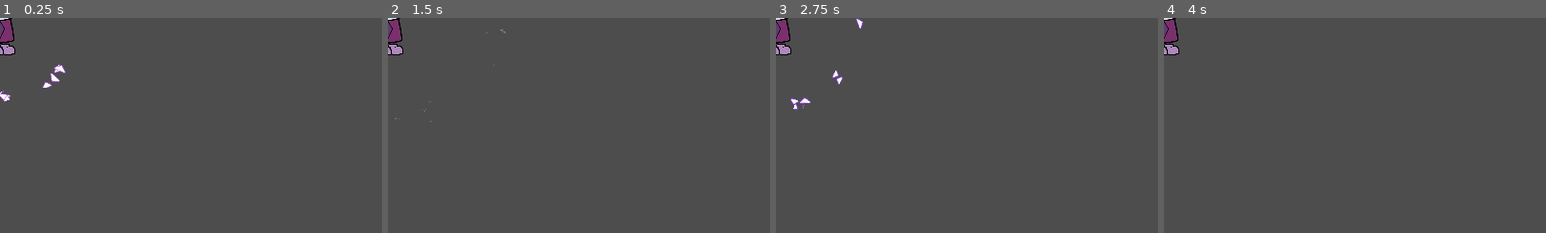
Above: before the commit, frames 1-4 (left to right).
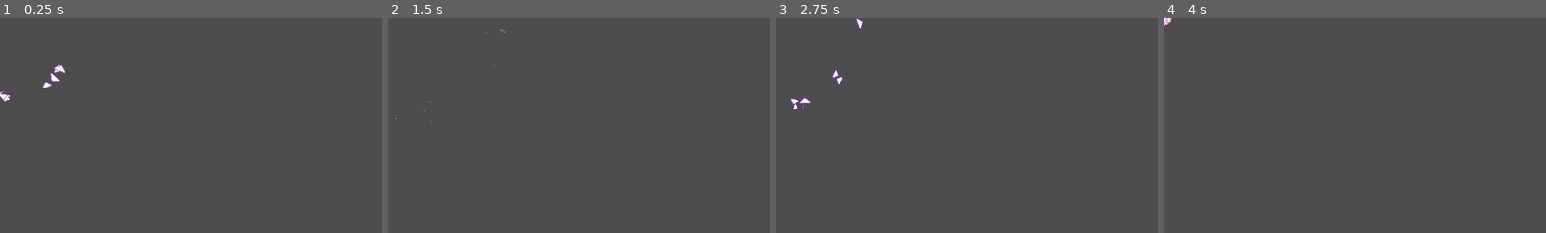
Above: after the commit, the same moments.

Repository: DerBrotDoktor/Frogoth
Game: Godot game, scene res://scenes/vfx/last_orb_vfx.tscn
Two runs of this game, one before a commit and one after it. Both use one fixed random seed, a clock stepped at 60 frames per second and the inputs below. This scene is started directly instead of the project's main scene.
Inputs:
- Up to frame 1 (0.25 s): no input
- Up to frame 2 (1.5 s): tap Enter at 0.5 s; hold D (right) from 0.53 s (still down); tap Shift (dash) at 0.6 s; tap Space (jump) at 0.77 s; tap F (discrad_shape) at 1.35 s
- Up to frame 3 (2.75 s): tap Space (jump) at 1.52 s; release D (right) at 2.03 s; hold A (left) from 2.03 s (still down); tap Shift (dash) at 2.1 s
- Up to frame 4 (4 s): release A (left) at 2.78 s; hold D (right) from 2.78 s (still down); tap F (discrad_shape) at 2.85 s; tap Space (jump) at 3.02, 3.77 s; tap Shift (dash) at 3.6 s
The pictures show only the part of the screen within x 0-50%, y 0-50%; the shares and areas given below are measured in that part.

The runs differ from the first frame. In frame 1, 0.6% of the frame differs, in the area x 0-4%, y 0-18%; in frame 2, 0.6%; in frame 3, 0.6%; in frame 4, 0.6%.

Commit message:
removed: player sprite in "last_orb_vfx"

Diff:
--- a/scenes/vfx/last_orb_vfx.tscn
+++ b/scenes/vfx/last_orb_vfx.tscn
@@ -1,7 +1,6 @@
-[gd_scene load_steps=17 format=3 uid="uid://c8uahgcbmmlgp"]
+[gd_scene load_steps=16 format=3 uid="uid://c8uahgcbmmlgp"]
 
 [ext_resource type="Texture2D" uid="uid://cxslxmwnpbyi8" path="res://assets/vfx/player/empty_orbs_spritesheet3.png" id="1_o70ot"]
-[ext_resource type="Texture2D" uid="uid://c8uej0dhpn2pa" path="res://assets/player/player.png" id="2_yvjgo"]
 
 [sub_resource type="CanvasItemMaterial" id="CanvasItemMaterial_ytacm"]
 particles_animation = true
@@ -87,7 +86,3 @@
 explosiveness = 1.0
 randomness = 1.0
 fixed_fps = 60
-
-[node name="Player" type="Sprite2D" parent="."]
-position = Vector2(-24, -27)
-texture = ExtResource("2_yvjgo")
